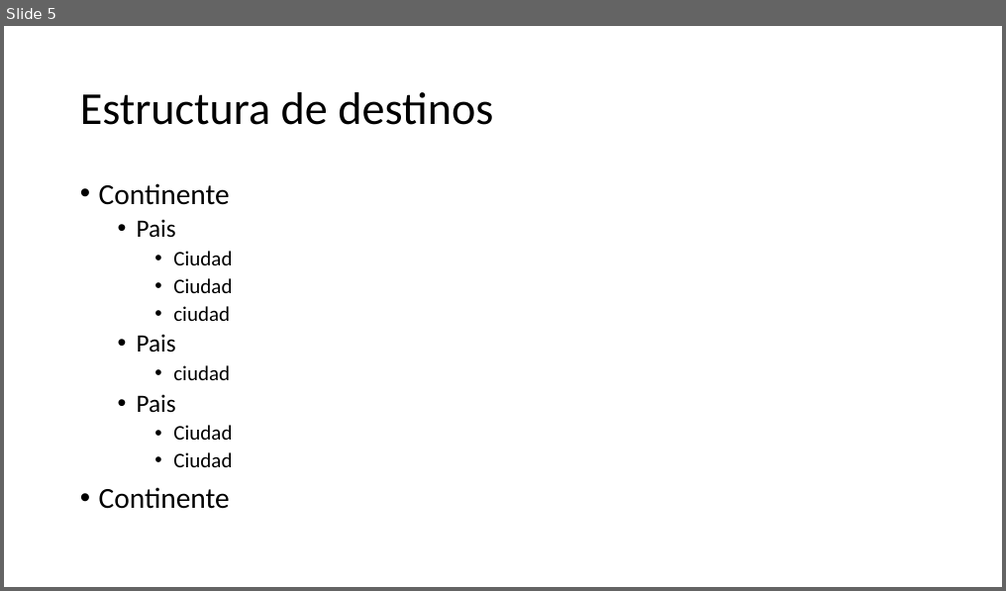
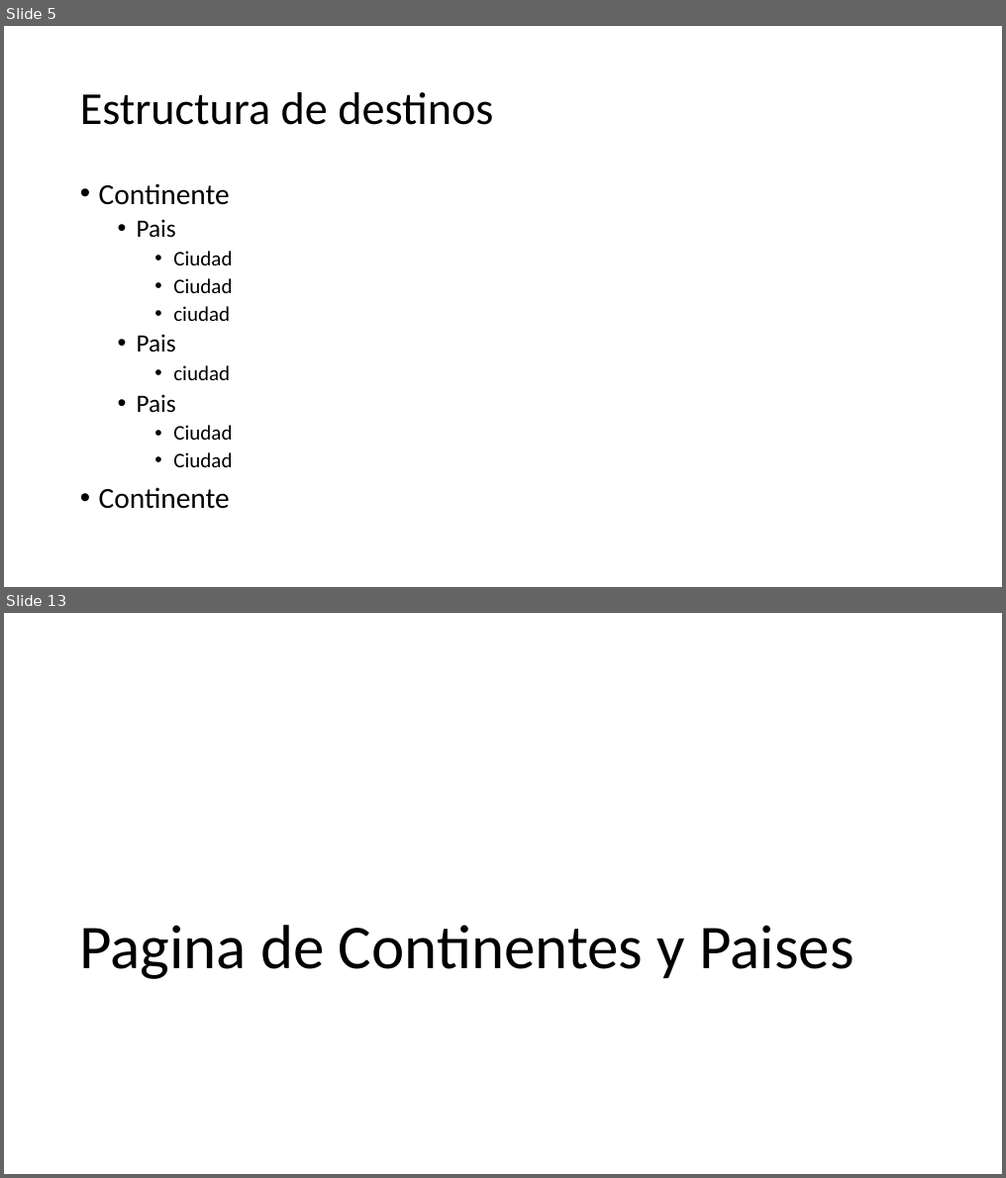
Before and after one commit to dominique120/1684, a slide deck: El Destino Alterno.pptx. Shown one above the other, each under a label of ours: slide 5 before the commit, slides 5 and 13 after it; the slides between them are not shown. The pictures are 1006x591 and 1006x1178 pixels, drawn with LibreOffice and Linux fonts; fonts in the diff are those of the drawing. Boxes give left, top, right and bottom in pixels: in the first picture for what was removed or moved away, otherwise in the second. Text is boxed around its words. In the diff, an @@ line names an element or a change of style, - is before the commit and + after.

```diff
--- a/El Destino Alterno.pptx
+++ b/El Destino Alterno.pptx
@@ slide 13 added at (x1=4, y1=613, x2=1002, y2=1174), background #FFFFFF @@
@@ title added at (x1=79, y1=925, x2=854, y2=979), 60 pt, text #000000 @@
+Pagina de Continentes y Paises
```
Also in this commit, not shown: 20 other slides added, 1 slide removed, 6 other files.
